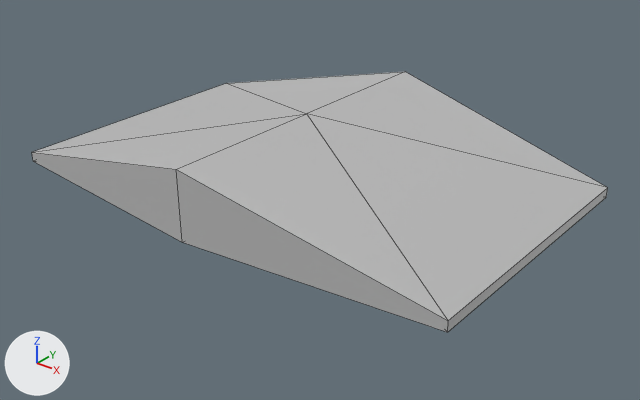
Before and after pictures for a commit that changed the FBX model Assets/3D Models/hex/straight2.fbx.
Both versions are drawn from a 50 mm lens placed at (5.14, -6.22, 3.61), pointed at (0.24, -0.1, -0.18). Lighting does not change. The marker at lower left points along +X, +Y and +Z. Mesh edges are drawn as thin lines. Where no turn or scale is listed for an object, it has been applied to the vertices.

The scene before the commit, as lines of its bpy script (objects in view):
```python
mat_lambert1 = principled_material('lambert1')
mat_lambert1.base_color = (0.5, 0.5, 0.5)  # grey #bcbcbc
me_mesh = bpy.data.meshes.new('Mesh')
me_mesh.from_pydata(...)  # 14 vertices, 18 faces; spans x -2.5..2.5, y -1.7..1.7, z -0.05..0.63
me_mesh.materials.append(mat_lambert1)  # grey #bcbcbc
ob_straight2 = bpy.data.objects.new('straight2', me_mesh)
ob_straight2.location = (0.0, 0.0, 0.0)
```
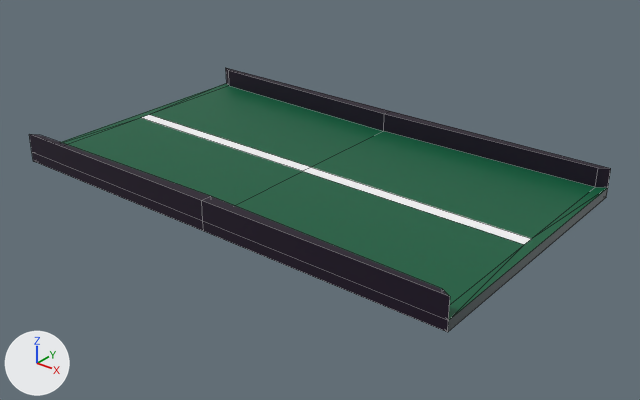
Pixel boxes (x1, y1, x2, y2) of what changed, in the pictures (640 x 400 px):
'straight2', surface changed, reshaped
    before: (32, 72, 608, 332)
    after: (29, 68, 611, 332)
part 1 of me_mesh, built on
    before: (34, 72, 607, 321)
    after: (29, 68, 611, 321)
part 2 of me_mesh, surface changed
    before: (32, 152, 608, 332)
    after: (32, 153, 608, 332)

The change, as a diff of the scene's bpy script:
```diff
--- a/Assets/3D Models/hex/straight2.fbx.py
+++ b/Assets/3D Models/hex/straight2.fbx.py
@@ img_palette_png @@
+img_palette_png = load_image('palette.png', '_unpacked/palette.png', 128, 128, 'sRGB')
@@ mat_lambert1 @@
 mat_lambert1 = principled_material('lambert1')
-mat_lambert1.base_color = (0.5, 0.5, 0.5)  # grey #bcbcbc
+mat_lambert1.texture = img_palette_png
@@ me_mesh @@
 # used by ob_straight2; location = (0.0, 0.0, 0.0)
-me_mesh.from_pydata(...)  # 14 vertices, 18 faces; spans x -2.5..2.5, y -1.7..1.7, z -0.05..0.63
+me_mesh.from_pydata(...)  # 37 vertices, 40 faces; spans x -2.5..2.5, y -1.44..1.44, z -0.05..0.25
+# me_mesh part 1
+# 1 vertex is removed from x 0.0, y 0.0, z 0.63
+# 6 faces are deleted
+# 4 vertices move from x 0.0, y -1.7..1.7, z -0.05..0.63 to x 0.0, y -1.44..1.44, z -0.05..0.05
+# 12 vertices are added at x -2.4..2.4, y -1.39..1.39, z 0.05
+# 6 new vertices lie (0.0, 0.0, 0.2) away from vertices in x -2.5..2.5, y -1.7..1.7, z 0.05..0.63
+# 6 new vertices lie (0.0, 0.0, 0.2) away from vertices in x -2.4..2.4, y -1.39..1.39, z 0.05
+# 28 new faces join them
+# me_mesh part 2: 12 kept faces spanning x -2.5..2.5, y -1.44..1.44, z -0.05..0.05 get new texture (UV) coordinates
 me_mesh.materials.append(mat_lambert1)
```
